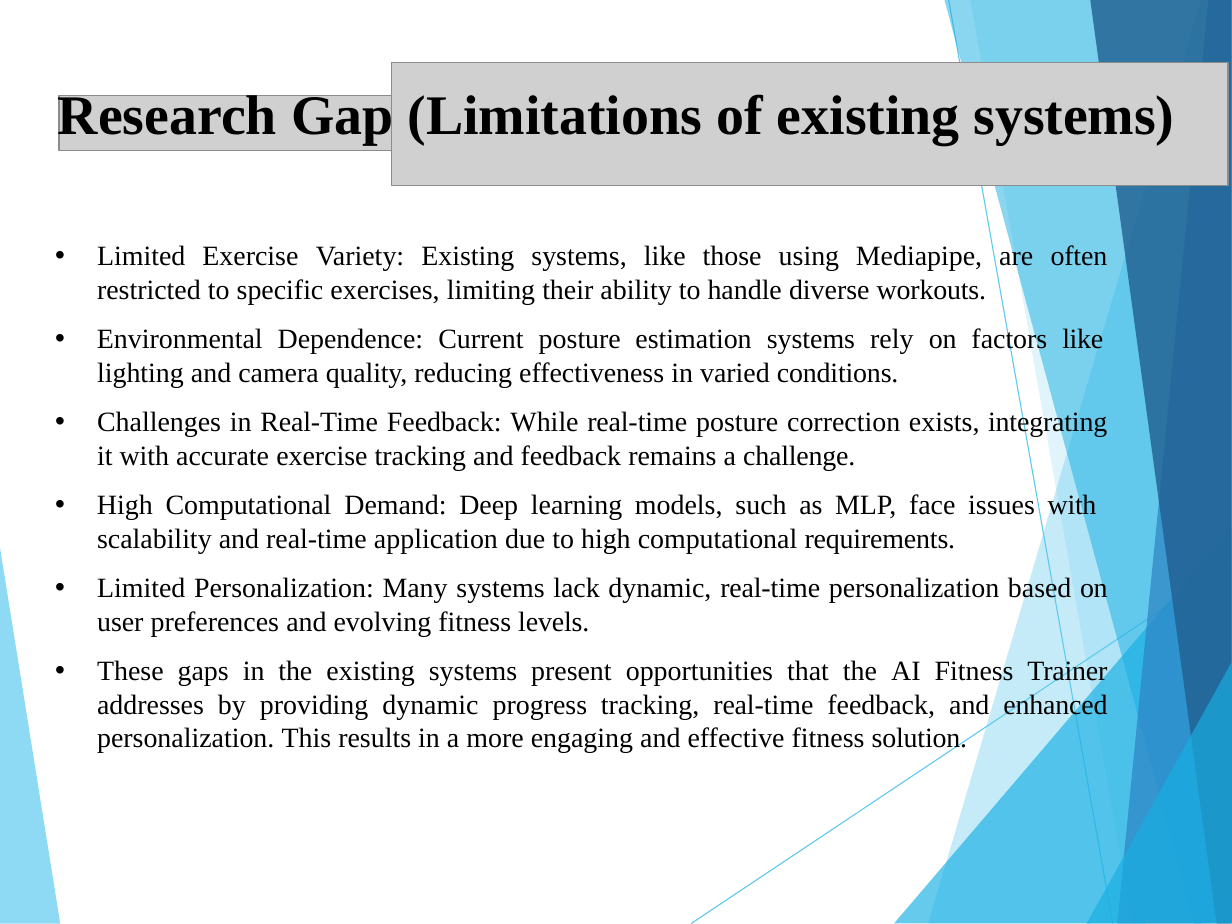
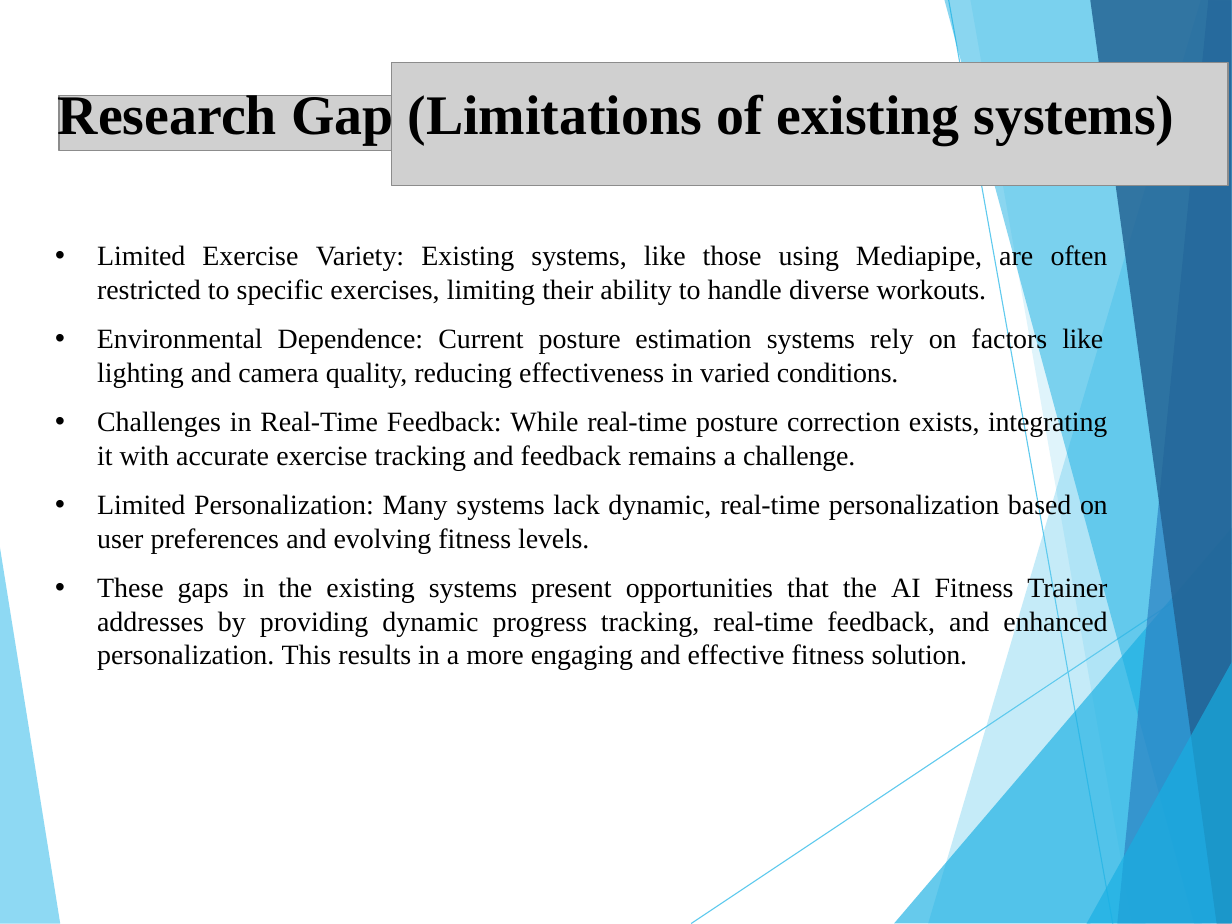
Before and after one commit to riyasawant193/AIFT, a slide deck: slide 10 of Documentation/Major Project Documents/Group 15 Major Project Review 1 Presentation.pptx. Drawn at 1232x924 pixels with LibreOffice and Linux fonts; fonts in the diff are those of the drawing; grey boxes stand for pictures. Boxes give left, top, right and bottom in pixels: in the first picture for what was removed or moved away, otherwise in the second. Text is boxed around its words. In the diff, an @@ line names an element or a change of style, - is before the commit and + after.

```diff
--- a/Documentation/Major Project Documents/Group 15 Major Project Review 1 Presentation.pptx
+++ b/Documentation/Major Project Documents/Group 15 Major Project Review 1 Presentation.pptx
@@ text at box(97, 493, 1097, 553): paragraphs removed @@
-• High Computational Demand: Deep learning models, such as MLP, face issues with
-scalability and real-time application due to high computational requirements.
```
Also in this commit, not shown: 1 other slide changed, 2 slides added.
